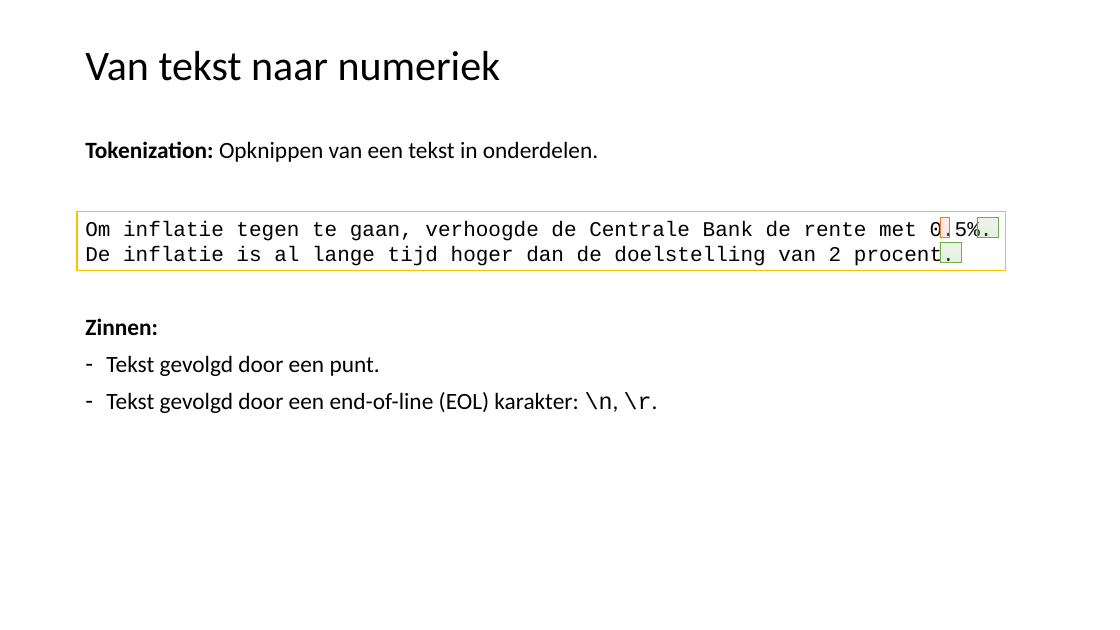
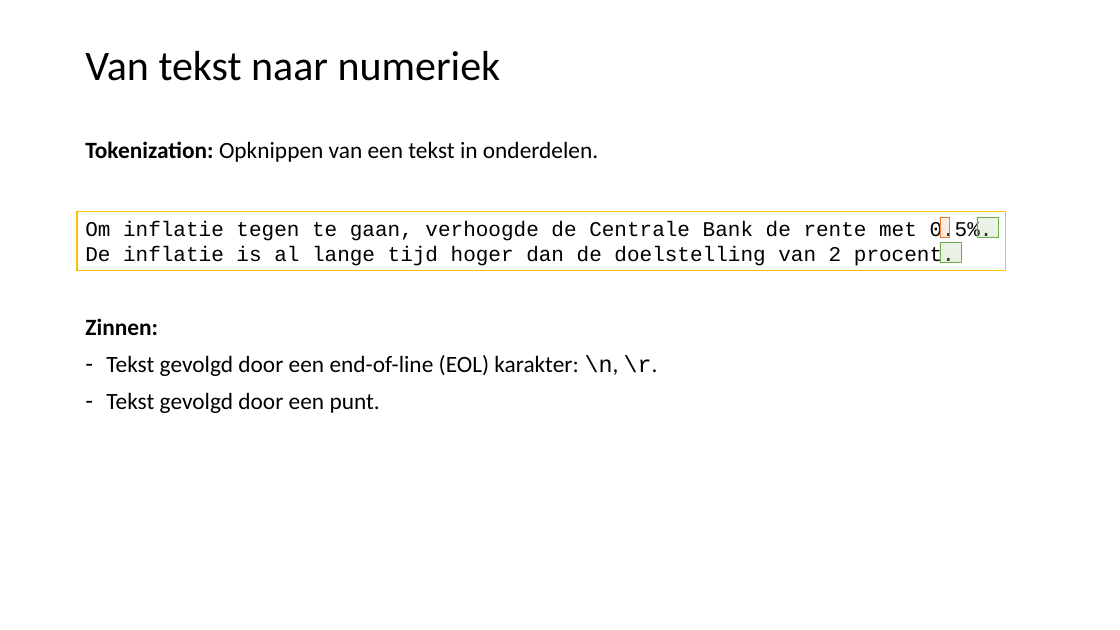
Before and after one commit to LFKoning/knowledge-sharing, a slide deck: slide 11 of python_trainees/5_nlp/python_traineeship_5.pptx. Drawn at 1120x630 pixels with LibreOffice and Linux fonts; fonts in the diff are those of the drawing. Boxes give left, top, right and bottom in pixels: in the first picture for what was removed or moved away, otherwise in the second. Text is boxed around its words. In the diff, an @@ line names an element or a change of style, - is before the commit and + after.

```diff
--- a/python_trainees/5_nlp/python_traineeship_5.pptx
+++ b/python_trainees/5_nlp/python_traineeship_5.pptx
@@ text at (x1=106, y1=355, x2=658, y2=376): paragraph added @@
+– Tekst gevolgd door een end-of-line (EOL) karakter: \n, \r.
@@ text at (x1=106, y1=392, x2=658, y2=413): paragraph removed @@
-– Tekst gevolgd door een end-of-line (EOL) karakter: \n, \r.
```
Also in this commit, not shown: 16 other slides changed, 9 other files.
